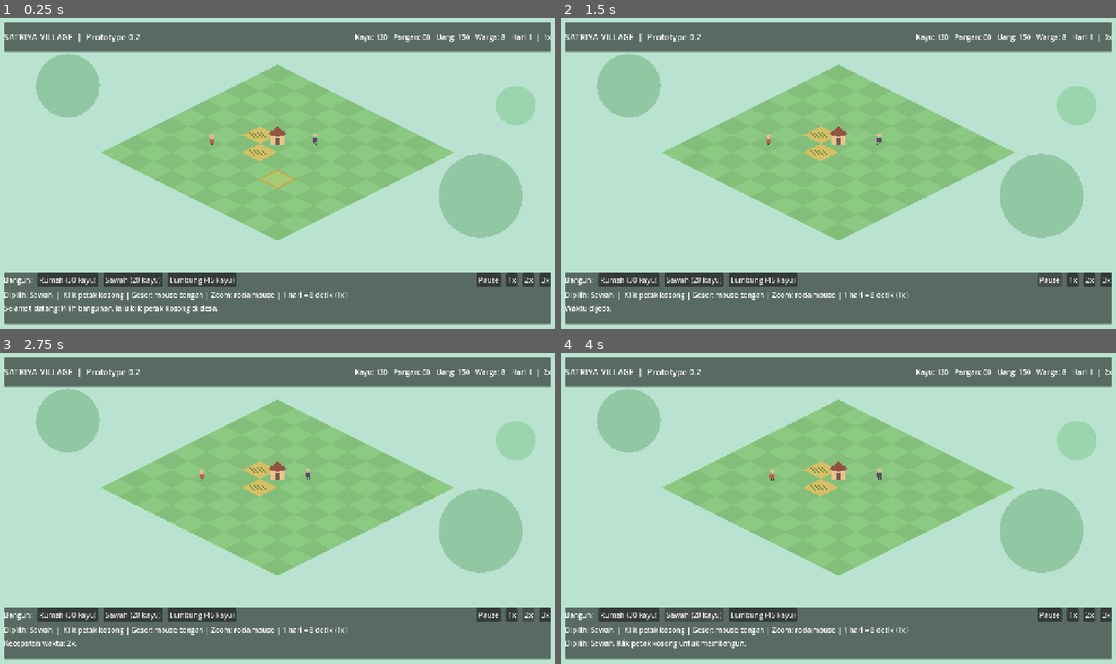
Above: before the commit, frames 1-4 (two rows, left to right).
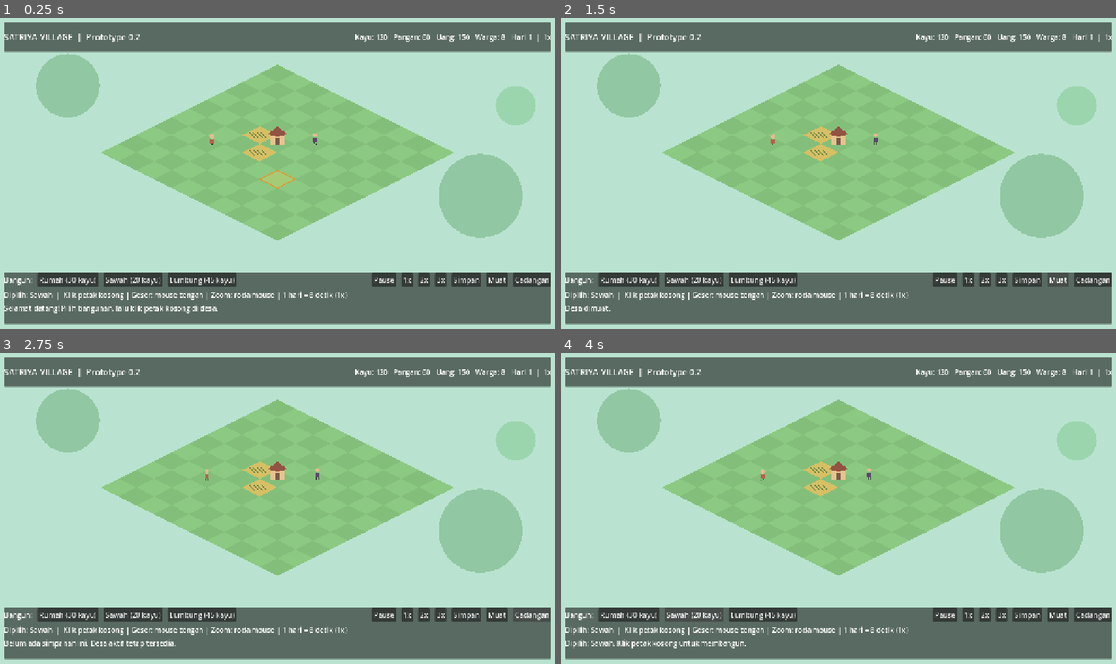
Above: after the commit, the same moments.

Repository: lalalostcode/satriya-village
Game: Godot game, scene res://scenes/main.tscn
Same seed, same stepped clock (60 frames per second), same inputs: the game is played once before the commit and once after it.
Inputs (mouse positions are in pixels of both pictures, inside the frame that each line leads up to):
- Up to frame 1 (0.25 s): no input
- Up to frame 2 (1.5 s): click (1027, 279) at 0.5 s, where only the run after the commit has a clickable "Simpan"; click (1060, 279) at 1.25 s, where only the run after the commit has a clickable "Muat"
- Up to frame 3 (2.75 s): click (532, 614) at 2 s, where only the run after the commit has a clickable "Cadangan"
- Up to frame 4 (4 s): click "Rumah (30 kayu)" at 2.75 s; click "Sawah (20 kayu)" at 3.5 s

The runs differ from the first frame. In frame 1, 1.0% of the frame differs, in the area x 67-100%, y 81-87%; in frame 2, 1.1%; in frame 3, 1.4%, in the area x 0-100%, y 5-96%; in frame 4, 1.0%.

Commit message:
feat: add validated manual saves and backup recovery

Diff:
--- a/scripts/main.gd
+++ b/scripts/main.gd
@@ -1,6 +1,6 @@
 extends Node2D
 ## Settlement presentation and input; simulation lives in scripts/simulation.
-## It intentionally does NOT claim to implement full NPC AI, economy, combat, or saving.
+## It intentionally does NOT claim to implement full NPC AI, economy, or combat.
 
 const GRID_WIDTH: int = 10
 const GRID_HEIGHT: int = 10
@@ -11,8 +11,10 @@
 const Catalog = preload("res://scripts/simulation/building_catalog.gd")
 const Settlement = preload("res://scripts/simulation/settlement_state.gd")
 const Clock = preload("res://scripts/simulation/simulation_clock.gd")
+const SaveStore = preload("res://scripts/persistence/save_store.gd")
 var settlement := Settlement.new()
 var clock := Clock.new()
+var save_store := SaveStore.new()
 var current_building: String = "Sawah"
 var camera_offset := Vector2.ZERO
 var camera_zoom: float = 1.0
@@ -226,6 +228,14 @@
         speed_button.pressed.connect(_set_speed.bind(entry[1]))
         controls.add_child(speed_button)
 
+    for entry in [["Simpan", _save_game], ["Muat", _load_game.bind(false)], ["Cadangan", _load_game.bind(true)]]:
+        var button := Button.new()
+        button.text = entry[0]
+        button.add_to_group("persistence_controls")
+        button.pressed.connect(entry[1])
+        button.tooltip_text = "Simpan desa saat ini" if entry[0] == "Simpan" else "Ganti sesi aktif dengan snapshot tersimpan"
+        controls.add_child(button)
+
     help_label = Label.new()
     vertical.add_child(help_label)
     status_label = Label.new()
@@ -243,6 +253,40 @@
     clock.set_speed(value)
     status_label.text = "Waktu dijeda." if clock.speed == 0.0 else "Kecepatan waktu: %sx." % str(int(clock.speed))
     _update_hud()
+
+
+func _save_game() -> void:
+    var result: Dictionary = save_store.save_game(settlement, clock)
+    status_label.text = "Desa tersimpan." if result.ok else _save_error_message(result.error, true)
+
+
+func _load_game(backup: bool = false) -> void:
+    var result: Dictionary = save_store.load_game(backup)
+    if not result.ok:
+        status_label.text = _save_error_message(result.error, false)
+        if not backup and save_store.load_game(true).ok:
+            status_label.text += " Klik Cadangan untuk pemulihan."
+        return
+    # Swap only after the entire snapshot has been parsed and validated.
+    settlement = result.settlement
+    clock = result.clock
+    panning = false
+    camera_offset = Vector2.ZERO
+    camera_zoom = 1.0
+    animation_time = 0.0
+    status_label.text = "Cadangan dimuat." if backup else "Desa dimuat."
+    _update_hud()
+    queue_redraw()
+
+
+func _save_error_message(reason: String, writing: bool) -> String:
+    if reason == "missing":
+        return "Belum ada simpanan ini. Desa aktif tetap tersedia."
+    if reason in ["version", "content", "fields", "protected_save"]:
+        return "Format simpanan berbeda. Gunakan versi game yang sesuai; desa aktif tetap tersedia."
+    if writing:
+        return "Simpan gagal. Periksa ruang penyimpanan dan izin folder, lalu coba lagi."
+    return "Simpanan tidak dapat dibaca. Desa aktif tidak berubah."
 
 
 func _update_hud() -> void:
--- /dev/null
+++ b/scripts/persistence/save_store.gd
@@ -0,0 +1,167 @@
+extends RefCounted
+## Plain-data persistence. No load operation mutates the active session.
+const Settlement = preload("res://scripts/simulation/settlement_state.gd")
+const Clock = preload("res://scripts/simulation/simulation_clock.gd")
+const Catalog = preload("res://scripts/simulation/building_catalog.gd")
+const MAX_BYTES: int = 1024 * 1024
+const MAX_VALUE: int = 1000000000
+var path: String
+
+func _init(save_path: String = "user://saves/village.json") -> void:
+    path = save_path
+
+func capture(settlement: RefCounted, clock: RefCounted) -> Dictionary:
+    var buildings: Array = []
+    for cell: Vector2i in settlement.buildings:
+        buildings.append({"id": settlement.buildings[cell], "x": cell.x, "y": cell.y})
+    return {
+        "schema_version": 1, "content_version": "prototype-1",
+        "saved_at_utc": int(Time.get_unix_time_from_system()),
+        "clock": {"day": clock.day, "elapsed": clock.elapsed, "speed": clock.speed},
+        "settlement": {
+            "id": "village-1", "width": 10, "height": 10,
+            "population": settlement.population, "stocks": settlement.stocks.duplicate(),
+            "buildings": buildings,
+        },
+    }
+
+func _failure(reason: String) -> Dictionary:
+    return {"ok": false, "error": reason}
+
+func _keys(value: Variant, keys: Array) -> bool:
+    if not value is Dictionary or value.size() != keys.size():
+        return false
+    for key: String in keys:
+        if not value.has(key):
+            return false
+    return true
+
+func _number(value: Variant) -> bool:
+    return (value is int or value is float) and is_finite(float(value))
+
+func _integer(value: Variant, low: int, high: int) -> bool:
+    return _number(value) and value >= low and value <= high and floor(float(value)) == float(value)
+
+func validate(data: Variant) -> Dictionary:
+    if not data is Dictionary:
+        return _failure("format")
+    if not _integer(data.get("schema_version"), 1, MAX_VALUE) or data.schema_version != 1:
+        return _failure("version")
+    if data.get("content_version") != "prototype-1":
+        return _failure("content")
+    if not _keys(data, ["schema_version", "content_version", "saved_at_utc", "clock", "settlement"]):
+        return _failure("fields")
+    if not _integer(data.saved_at_utc, 0, 9999999999):
+        return _failure("timestamp")
+    var c: Variant = data.clock
+    if not _keys(c, ["day", "elapsed", "speed"]):
+        return _failure("clock")
+    if not _integer(c.day, 1, MAX_VALUE) or not _number(c.elapsed):
+        return _failure("clock")
+    if c.elapsed < 0.0 or c.elapsed >= Clock.SECONDS_PER_DAY or not _integer(c.speed, 0, 3):
+        return _failure("clock")
+    var s: Variant = data.settlement
+    if not _keys(s, ["id", "width", "height", "population", "stocks", "buildings"]):
+        return _failure("settlement")
+    if s.id != "village-1" or not _integer(s.width, 10, 10) or not _integer(s.height, 10, 10):
+        return _failure("map")
+    if not _integer(s.population, 0, MAX_VALUE) or not _keys(s.stocks, ["wood", "food", "coins"]):
+        return _failure("inventory")
+    for value: Variant in s.stocks.values():
+        if not _integer(value, 0, MAX_VALUE):
+            return _failure("inventory")
+    if not s.buildings is Array or s.buildings.size() > 100:
+        return _failure("buildings")
+    var model := Settlement.new()
+    model.buildings.clear()
+    for building: Variant in s.buildings:
+        if not _keys(building, ["id", "x", "y"]):
+            return _failure("building")
+        if not building.id is String or not Catalog.DEFINITIONS.has(building.id):
+            return _failure("building_id")
+        if not _integer(building.x, 0, 9) or not _integer(building.y, 0, 9):
+            return _failure("cell")
+        var cell := Vector2i(int(building.x), int(building.y))
+        if model.buildings.has(cell):
+            return _failure("duplicate_cell")
+        model.buildings[cell] = building.id
+    for key: String in s.stocks:
+        model.stocks[key] = int(s.stocks[key])
+    model.population = int(s.population)
+    var restored_clock := Clock.new()
+    restored_clock.day = int(c.day)
+    restored_clock.elapsed = float(c.elapsed)
+    restored_clock.set_speed(float(c.speed))
+    return {"ok": true, "settlement": model, "clock": restored_clock, "data": data}
+
+func read_file(file_path: String) -> Dictionary:
+    if not FileAccess.file_exists(file_path):
+        return _failure("missing")
+    var file := FileAccess.open(file_path, FileAccess.READ)
+    if file == null:
+        return _failure("read")
+    if file.get_length() > MAX_BYTES:
+        file.close()
+        return _failure("too_large")
+    var text := file.get_as_text()
+    var error := file.get_error()
+    file.close()
+    if error != OK and error != ERR_FILE_EOF:
+        return _failure("read")
+    var json := JSON.new()
+    if json.parse(text) != OK:
+        return _failure("json")
+    return validate(json.data)
+
+func load_game(backup: bool = false) -> Dictionary:
+    return read_file(path + ".bak" if backup else path)
+
+func _write_text(destination: String, text: String) -> Error:
+    var file := FileAccess.open(destination, FileAccess.WRITE)
+    if file == null:
+        return FileAccess.get_open_error()
+    file.store_string(text)
+    file.flush()
+    var error := file.get_error()
+    file.close()
+    return error
+
+func _rename(source: String, destination: String) -> Error:
+    return DirAccess.rename_absolute(source, destination)
+
+func _write_verified(destination: String, data: Dictionary) -> bool:
+    var text := JSON.stringify(data)
+    if text.to_utf8_buffer().size() > MAX_BYTES or _write_text(destination, text) != OK:
+        return false
+    var result := read_file(destination)
+    return result.ok and result.data == JSON.parse_string(text)
+
+func save_game(settlement: RefCounted, clock: RefCounted) -> Dictionary:
+    var data := capture(settlement, clock)
+    if not validate(data).ok:
+        return _failure("invalid_state")
+    var previous := read_file(path)
+    var backup := read_file(path + ".bak")
+    for result: Dictionary in [previous, backup]:
+        if not result.ok and result.error in ["version", "content", "fields", "read"]:
+            return _failure("protected_save")
+    if DirAccess.make_dir_recursive_absolute(path.get_base_dir()) != OK:
+        return _failure("directory")
+    if not _write_verified(path + ".tmp", data):
+        return _failure("write_candidate")
+    if previous.ok:
+        if not _write_verified(path + ".bak.tmp", previous.data):
+            return _failure("write_backup")
+        if _rename(path + ".bak.tmp", path + ".bak") != OK:
+            return _failure("promote_backup")
+    elif FileAccess.file_exists(path):
+        # Retain corrupt bytes before replacing; never rotate corruption into backup.
+        var rejected := path + ".rejected-" + str(Time.get_unix_time_from_system()) + "-" + str(Time.get_ticks_usec())
+        if DirAccess.copy_absolute(path, rejected) != OK:
+            return _failure("preserve_corrupt")
+    if _rename(path + ".tmp", path) != OK:
+        return _failure("promote_save")
+    var published := read_file(path)
+    if not published.ok or published.data != JSON.parse_string(JSON.stringify(data)):
+        return _failure("verify_save")
+    return {"ok": true}
--- /dev/null
+++ b/tests/test_persistence.gd
@@ -0,0 +1,248 @@
+extends SceneTree
+const Store = preload("res://scripts/persistence/save_store.gd")
+const Settlement = preload("res://scripts/simulation/settlement_state.gd")
+const Clock = preload("res://scripts/simulation/simulation_clock.gd")
+
+class FailingStore extends "res://scripts/persistence/save_store.gd":
+    var failure: String = ""
+    func _write_text(destination: String, text: String) -> Error:
+        if (failure == "candidate" and destination.ends_with(".json.tmp")) or (failure == "backup" and destination.ends_with(".bak.tmp")):
+            return ERR_FILE_CANT_WRITE
+        return super._write_text(destination, text)
+    func _rename(source: String, destination: String) -> Error:
+        if failure == "backup_rename" and destination.ends_with(".bak"):
+            return ERR_FILE_CANT_WRITE
+        if failure in ["primary_rename", "interrupted_replace"] and destination.ends_with(".json"):
+            if failure == "interrupted_replace":
+                DirAccess.remove_absolute(destination) # Test-owned fixture only: Windows replacement gap.
+            return ERR_FILE_CANT_WRITE
+        return super._rename(source, destination)
+
+var passed: int = 0
+var failed: int = 0
+var directory: String
+var game: Node2D
+
+func _initialize() -> void:
+    call_deferred("_run")
+
+func check(actual: Variant, expected: Variant, label: String) -> void:
+    if actual == expected:
+        passed += 1
+    else:
+        failed += 1
+        push_error("FAIL %s: expected %s, got %s" % [label, expected, actual])
+
+func _run() -> void:
+    directory = "res://.godot/save-tests/" + str(Time.get_ticks_usec())
+    DirAccess.make_dir_recursive_absolute(directory)
+    if OS.get_cmdline_user_args().has("--restart-write") or OS.get_cmdline_user_args().has("--restart-read"):
+        if restart_fixture() != true:
+            failed += 1
+    else:
+        for method: String in ["test_round_trip", "test_validation", "test_failures"]:
+            if call(method) != true:
+                failed += 1
+        if await test_ui() != true:
+            failed += 1
+        if OS.get_cmdline_user_args().has("--user-data-smoke"):
+            if test_user_data() != true:
+                failed += 1
+    print("Persistence: %d passed, %d failed" % [passed, failed])
+    quit(1 if failed else 0)
+
+func test_round_trip() -> bool:
+    var store := Store.new(directory + "/roundtrip.json")
+    var model := Settlement.new()
+    var clock := Clock.new()
+    clock.advance(3.125)
+    clock.set_speed(0.0)
+    model.try_place("granary", Vector2i.ZERO)
+    check(store.load_game().error, "missing", "missing file")
+    check(store.save_game(model, clock).ok, true, "first save")
+    var restored: Dictionary = store.load_game()
+    check(restored.ok, true, "read validated file")
+    check(restored.settlement.buildings, model.buildings, "occupancy roundtrip")
+    check(restored.settlement.stocks, model.stocks, "inventory roundtrip")
+    check(restored.settlement.population, model.population, "population roundtrip")
+    check(restored.clock.elapsed, 3.125, "fractional progress preserved")
+    check(restored.clock.speed, 0.0, "pause preserved")
+    check(restored.clock.day, clock.day, "day preserved")
+    model.try_place("house", Vector2i(1, 0))
+    check(store.save_game(model, clock).ok, true, "second save")
+    check(store.load_game().settlement.stocks.wood, 45, "new primary")
+    check(store.load_game(true).settlement.stocks.wood, 75, "previous good backup")
+    store._write_text(store.path, "{broken")
+    check(store.load_game().error, "json", "corruption reported without fallback")
+    check(store.load_game(true).ok, true, "explicit recovery works")
+    check(store.save_game(model, clock).ok, true, "save after corruption")
+    check(store.load_game(true).settlement.stocks.wood, 75, "corruption did not replace healthy backup")
+    var rejected_count: int = 0
+    for name: String in DirAccess.get_files_at(directory):
+        if name.begins_with("roundtrip.json.rejected-"):
+            rejected_count += 1
+            check(FileAccess.get_file_as_string(directory + "/" + name), "{broken", "corrupt bytes retained")
+    check(rejected_count, 1, "one rejected file archived")
+    restored.settlement.stocks.wood = 0
+    check(model.stocks.wood, 45, "loaded state does not alias active model")
+    for speed: float in [0.0, 1.0, 2.0, 3.0]:
+        clock.set_speed(speed)
+        var data := store.capture(model, clock)
+        check(store.validate(JSON.parse_string(JSON.stringify(data))).clock.speed, speed, "speed roundtrip")
+    return true
+
+func test_validation() -> bool:
+    var store := Store.new(directory + "/validation.json")
+    var base := store.capture(Settlement.new(), Clock.new())
+    var cases: Array = []
+    for value: Variant in [null, [], "data", 42, true]:
+        cases.append(value)
+    for value: Variant in [2, 0, 1.5, true, "1"]:
+        var data := base.duplicate(true)
+        data.schema_version = value
+        cases.append(data)
+    for value: Variant in [-1, 0.5, true, "12", INF, NAN, 1000000001]:
+        var data := base.duplicate(true)
+        data.settlement.stocks.wood = value
+        cases.append(data)
+    for value: Variant in [-0.1, 8.0, INF, "0", true]:
+        var data := base.duplicate(true)
+        data.clock.elapsed = value
+        cases.append(data)
+    for value: Variant in [-1, 4, 1.5, true]:
+        var data := base.duplicate(true)
+        data.clock.speed = value
+        cases.append(data)
+    for field: String in ["clock", "settlement", "saved_at_utc"]:
+        var data := base.duplicate(true)
+        data.erase(field)
+        cases.append(data)
+    for change: Dictionary in [{"id": "unknown"}, {"x": 10}, {"y": -1}, {"x": 0.5}, {"y": true}]:
+        var data := base.duplicate(true)
+        data.settlement.buildings[0].merge(change, true)
+        cases.append(data)
+    var duplicate := base.duplicate(true)
+    duplicate.settlement.buildings.append(duplicate.settlement.buildings[0].duplicate())
+    cases.append(duplicate)
+    var unknown := base.duplicate(true)
+    unknown.content_version = "future"
+    cases.append(unknown)
+    var extra := base.duplicate(true)
+    extra.script = "res://anything.gd"
+    cases.append(extra)
+    for data: Variant in cases:
+        check(store.validate(data).ok, false, "invalid snapshot rejected")
+    store._write_text(store.path, " ".repeat(Store.MAX_BYTES + 1))
+    check(store.load_game().error, "too_large", "file size guard")
+    for text: String in ["", "{", "null", "[]"]:
+        store._write_text(store.path, text)
+        check(store.load_game().ok, false, "empty/truncated/wrong root rejected")
+    var future := base.duplicate(true)
+    future.schema_version = 2
+    var future_text := JSON.stringify(future)
+    store._write_text(store.path, future_text)
+    check(store.save_game(Settlement.new(), Clock.new()).error, "protected_save", "newer primary protected")
+    check(FileAccess.get_file_as_string(store.path), future_text, "newer primary bytes retained")
+    store._write_text(store.path, JSON.stringify(base))
+    store._write_text(store.path + ".bak", future_text)
+    check(store.save_game(Settlement.new(), Clock.new()).error, "protected_save", "newer backup protected")
+    return true
+
+func test_failures() -> bool:
+    for fault: String in ["candidate", "backup", "backup_rename", "primary_rename", "interrupted_replace"]:
+        var store := FailingStore.new(directory + "/" + fault + ".json")
+        var model := Settlement.new()
+        var clock := Clock.new()
+        check(store.save_game(model, clock).ok, true, "create prior save for " + fault)
+        model.try_place("house", Vector2i.ZERO)
+        store.failure = fault
+        check(store.save_game(model, clock).ok, false, "report failure " + fault)
+        var previous := store.load_game(true) if fault == "interrupted_replace" else store.load_game()
+        check(previous.ok, true, "prior snapshot survives " + fault)
+        check(previous.settlement.stocks.wood, 120, "prior data survives " + fault)
+        check(model.stocks.wood, 90, "live state untouched by save failure")
+        store.failure = ""
+        check(store.save_game(model, clock).ok, true, "retry succeeds " + fault)
+    return true
+
+func click_button(label: String) -> void:
+    for button: Node in game.find_children("*", "Button", true, false):
+        if button.text != label:
+            continue
+        check(button.get_global_rect().end.x <= 1280, true, "button fits viewport " + label)
+        for pressed: bool in [true, false]:
+            var event := InputEventMouseButton.new()
+            event.position = button.get_global_rect().get_center()
+            event.button_index = MOUSE_BUTTON_LEFT
+            event.pressed = pressed
+            root.push_input(event, true)
+        return
+    check(false, true, "missing button " + label)
+
+func test_ui() -> bool:
+    root.size = Vector2i(1280, 720)
+    game = load("res://scenes/main.tscn").instantiate()
+    game.save_store = Store.new(directory + "/ui.json")
+    root.add_child(game)
+    game.set_process(false)
+    game.clock.set_speed(0.0)
+    await process_frame
+    await process_frame
+    game.settlement.try_place("house", Vector2i.ZERO)
+    click_button("Simpan")
+    check(game.status_label.text, "Desa tersimpan.", "save button reports success")
+    check(game.settlement.buildings.size(), 4, "save click never builds")
+    game.settlement.try_place("granary", Vector2i(1, 0))
+    click_button("Simpan")
+    game.settlement.try_place("rice_field", Vector2i(2, 0))
+    click_button("Muat")
+    check(game.settlement.buildings.size(), 5, "load swaps model")
+    check(game.settlement.stocks.wood, 45, "load restores inventory")
+    check(game.resource_label.text.contains("Kayu: 45"), true, "load refreshes HUD")
+    check(game.clock.speed, 0.0, "load restores paused speed")
+    game.save_store._write_text(game.save_store.path, "broken")
+    var old_model: RefCounted = game.settlement
+    var old_clock: RefCounted = game.clock
+    var old_hud: String = game.resource_label.text
+    click_button("Muat")
+    check(game.settlement, old_model, "failed load retains model identity")
+    check(game.clock, old_clock, "failed load retains clock identity")
+    check(game.resource_label.text, old_hud, "failed load preserves HUD")
+    check(game.status_label.text.contains("Cadangan"), true, "offers explicit recovery")
+    click_button("Cadangan")
+    check(game.settlement.stocks.wood, 90, "backup button restores prior snapshot")
+    check(game.settlement.buildings.size(), 4, "backup button never places")
+    if OS.get_cmdline_user_args().has("--render-smoke"):
+        await process_frame
+        await process_frame
+        var screenshot := root.get_texture().get_image()
+        check(screenshot.save_png("res://.godot/save-tests/persistence-ui.png"), OK, "rendered UI capture")
+    game.free()
+    return true
+
+func test_user_data() -> bool:
+    var store := Store.new("user://save-tests/" + str(Time.get_ticks_usec()) + ".json")
+    check(store.save_game(Settlement.new(), Clock.new()).ok, true, "actual user data write")
+    check(store.load_game().ok, true, "actual user data load")
+    print("User data: " + OS.get_user_data_dir())
+    return true
+
+func restart_fixture() -> bool:
+    var store := Store.new("res://.godot/save-tests/restart.json")
+    if OS.get_cmdline_user_args().has("--restart-write"):
+        var model := Settlement.new()
+        var clock := Clock.new()
+        model.try_place("granary", Vector2i(9, 9))
+        clock.day = 12
+        clock.elapsed = 6.25
+        clock.speed = 0.0
+        check(store.save_game(model, clock).ok, true, "save in first process")
+    else:
+        var result := store.load_game()
+        check(result.ok, true, "read in new process")
+        check(result.settlement.buildings.get(Vector2i(9, 9)), "granary", "building survives restart")
+        check(result.settlement.stocks.wood, 75, "stocks survive restart")
+        check(result.clock.day, 12, "day survives restart")
+        check(result.clock.elapsed, 6.25, "remainder survives restart")
+        check(result.clock.speed, 0.0, "pause survives restart")
+    return true
--- a/tests/test_prototype.gd
+++ b/tests/test_prototype.gd
@@ -45,6 +45,8 @@
 func exercise() -> bool:
     # Inject events through the viewport, including GUI consumption, not signals alone.
     for button: Node in game.find_children("*", "Button", true, false):
+        if button.is_in_group("persistence_controls"):
+            continue # File I/O and these buttons are covered by test_persistence.gd.
         var before: int = game.settlement.buildings.size()
         click_at(button.get_global_rect().get_center())
         check(game.settlement.buildings.size(), before, "HUD never places: " + button.text)
Not shown, added: scripts/persistence/save_store.gd.uid
Not shown, added: tests/test_persistence.gd.uid
Not shown, changed: docs/IMPLEMENTATION_M0_M1.md
Not shown, added: docs/PERSISTENCE_VERIFICATION.md
Not shown, changed: docs/SAVE_FORMAT.md
Not shown, changed: docs/TASK_LOG.md
